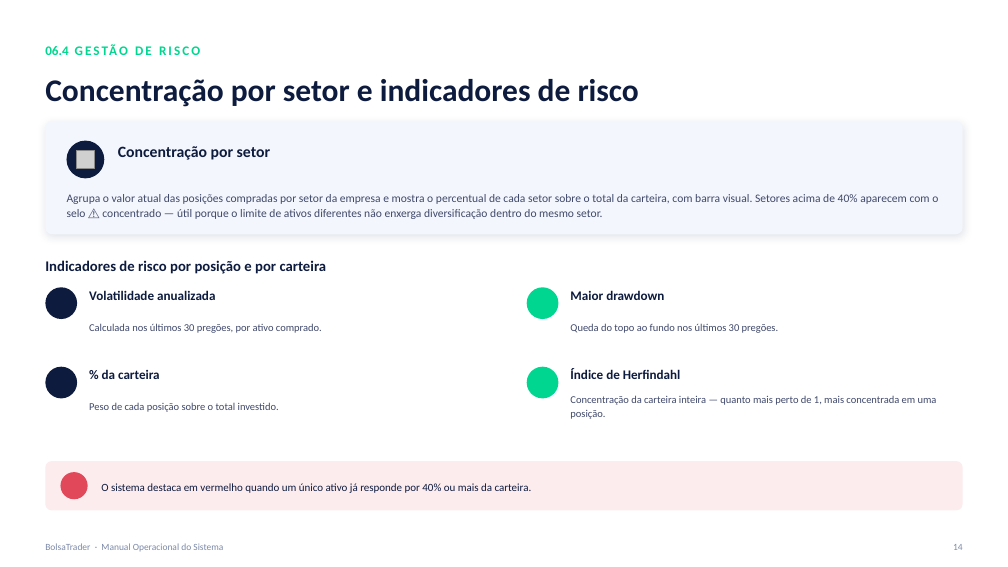
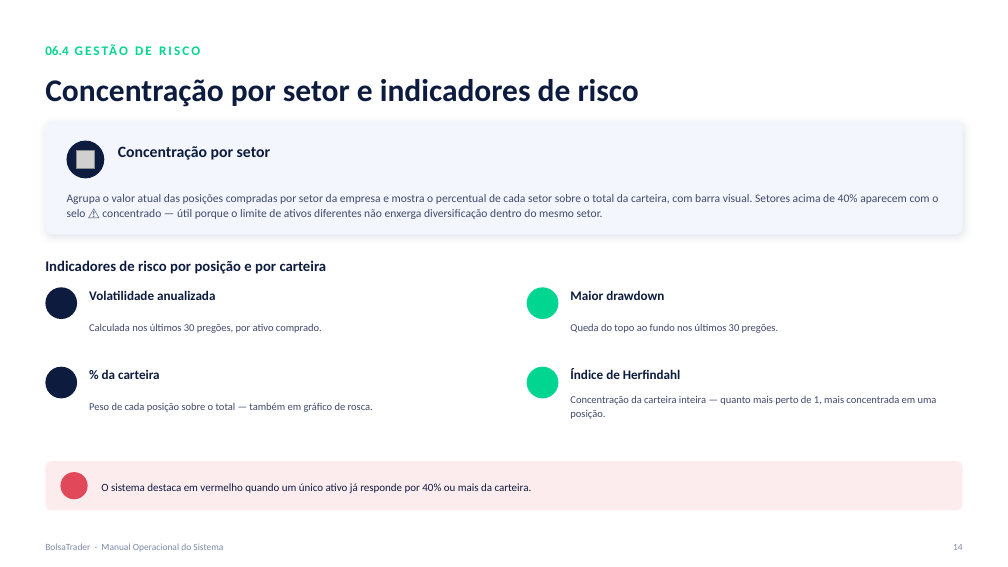
Before and after one commit to seculus-2023/-BolsaTrader, a slide deck: slide 14 of docs/BolsaTrader_Manual_Operacional.pptx. Drawn at 1008x567 pixels with LibreOffice and Linux fonts; fonts in the diff are those of the drawing; grey boxes stand for pictures; background and template pictures are left out. Boxes give left, top, right and bottom in pixels: in the first picture for what was removed or moved away, otherwise in the second. Text is boxed around its words. In the diff, an @@ line names an element or a change of style, - is before the commit and + after.

```diff
--- a/docs/BolsaTrader_Manual_Operacional.pptx
+++ b/docs/BolsaTrader_Manual_Operacional.pptx
@@ text at [89, 403, 373, 412]: text changed @@
-Peso de cada posição sobre o total investido.
+Peso de cada posição sobre o total — também em gráfico de rosca.
```
Also in this commit, not shown: 16 other slides changed, 1 slide added, 2 other files.
